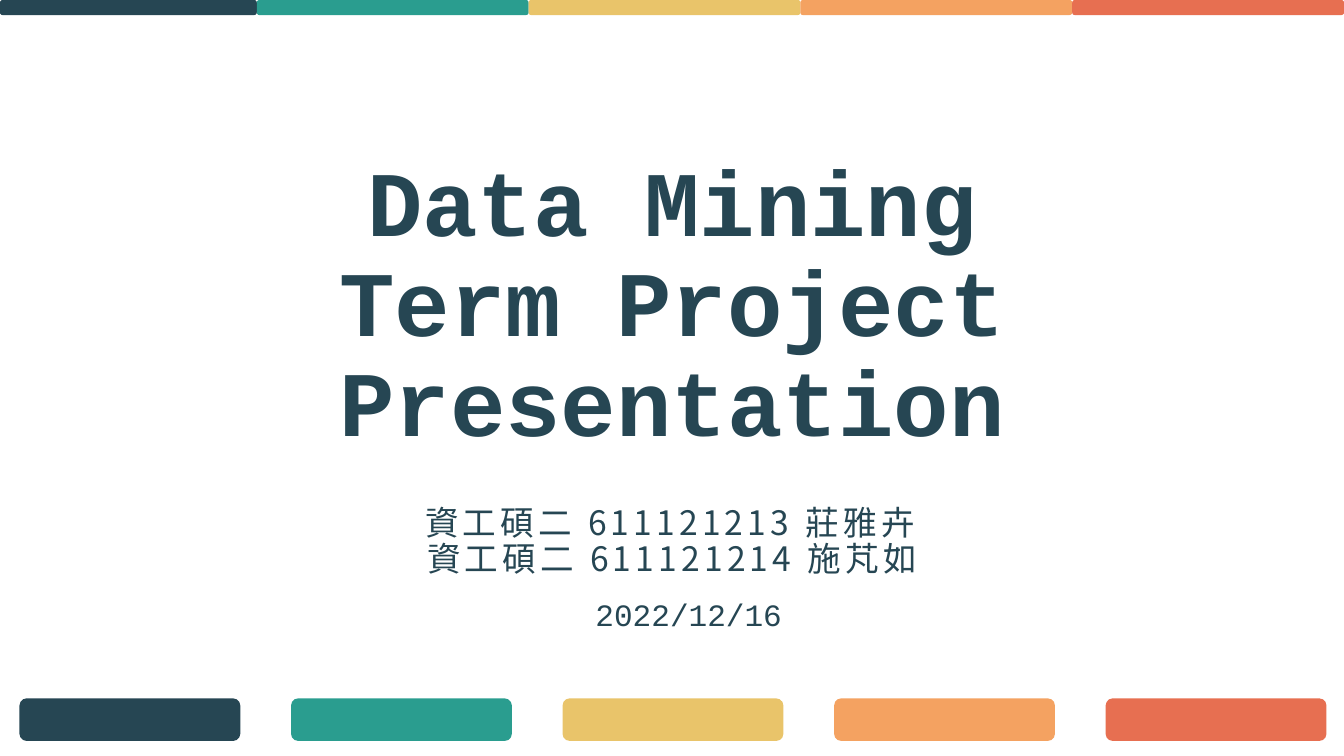
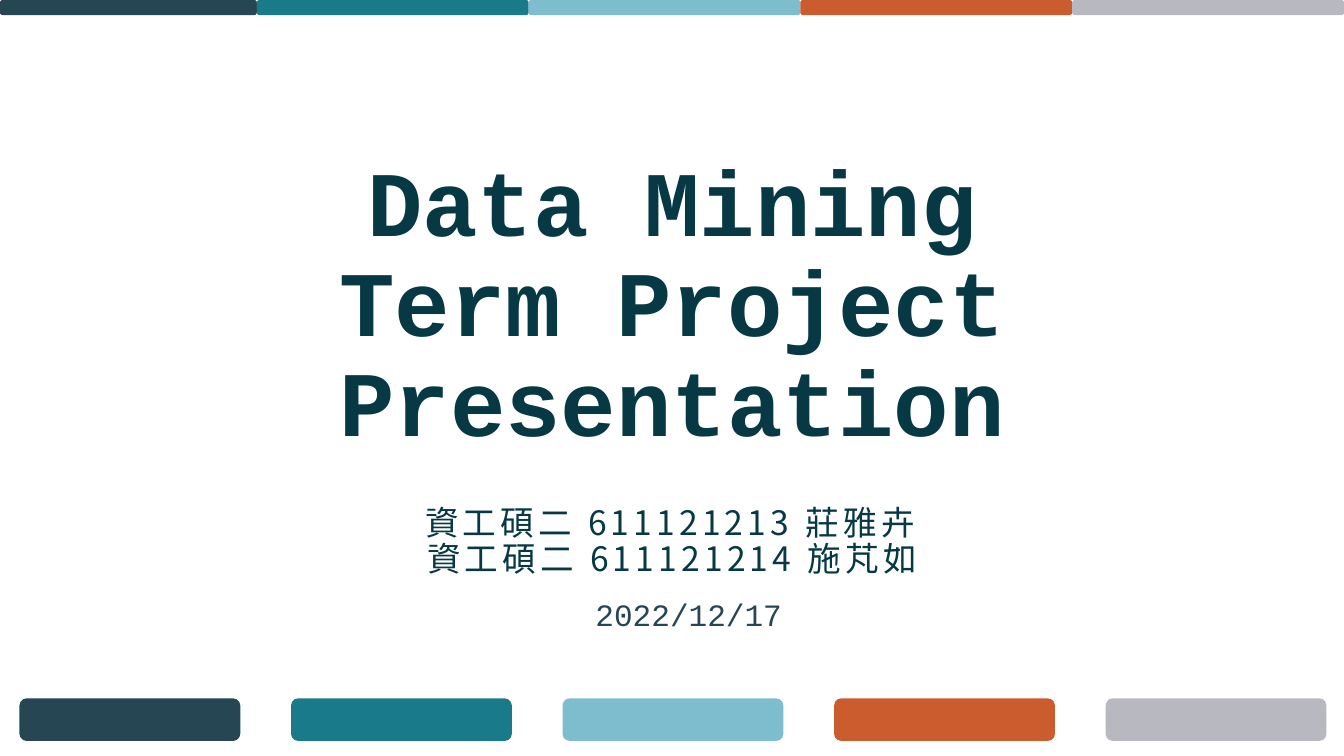
Before and after one commit to jhuangyahui/datamining, a slide deck: slide 1 of datamining.pptx. Drawn at 1344x756 pixels with LibreOffice and Linux fonts; fonts in the diff are those of the drawing. Boxes give left, top, right and bottom in pixels: in the first picture for what was removed or moved away, otherwise in the second. Text is boxed around its words. In the diff, an @@ line names an element or a change of style, - is before the commit and + after.

```diff
--- a/datamining.pptx
+++ b/datamining.pptx
@@ rounded rectangle at (257,0,529,15): fill #2A9D8F to #197A89 @@
@@ rounded rectangle at (528,0,801,15): fill #E9C46A to #7EBDCE @@
@@ rounded rectangle at (801,0,1073,15): fill #F4A261 to #CB5C2E @@
@@ rounded rectangle at (1073,0,1344,15): fill #E76F51 to #B7B8C0 @@
@@ title "Data Mining Term Project Presentation" at (339,170,1004,437): text colour #264653 to #063944 @@
@@ subtitle "資工碩二 611121213 莊雅卉 資工碩二 611121214 ..." at (425,506,917,574): text colour #264653 to #063944 @@
@@ text at (595,604,781,627): text changed @@
-2022/12/16
+2022/12/17
@@ rounded rectangle at (291,699,512,741): fill #2A9D8F to #197A89 @@
@@ rounded rectangle at (563,699,783,741): fill #E9C46A to #7EBDCE @@
@@ rounded rectangle at (835,699,1056,741): fill #F4A261 to #CB5C2E @@
@@ rounded rectangle at (1106,699,1327,741): fill #E76F51 to #B7B8C0 @@
```
Also in this commit, not shown: 8 other slides changed, 11 slides added, 3 slides removed, 11 other files.
